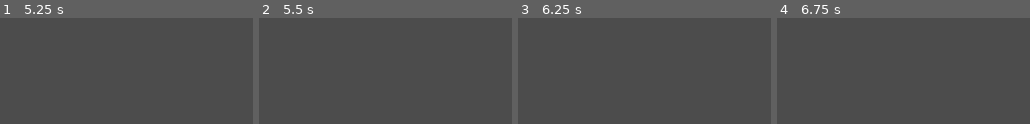
Above: before the commit, frames 1-4 (left to right).
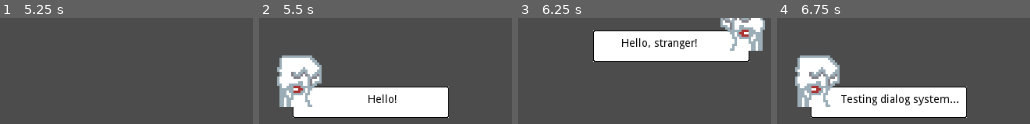
Above: after the commit, the same moments.

Repository: dedekm/ld50
Game: Godot game, scene res://src/Level.tscn
The game is run twice, just before and just after one commit, with the same random seed, the same clock (stepped at 60 frames per second) and the same inputs.
Inputs:
- Up to frame 1 (5.25 s): tap Enter at 0.5, 0.8, 1.35, 2, 2.3, 2.85, 3.5, 3.8, 4.35 s; hold Right (ui_right) 0.53-2.03 s; tap Space (action) at 0.6, 1.25, 1.55, 2.1, 2.75, 3.05, 3.6, 4.25, 4.55, 5.1 s; tap Up (ui_up) at 0.77, 1.52, 3.02, 3.77, 4.52 s; hold Left (ui_left) 2.03-4.28 s; hold Right (ui_right) from 4.28 s (still down)
- Up to frame 2 (5.5 s): keep holding Right (ui_right); tap Enter at 5.3 s
- Up to frame 3 (6.25 s): keep holding Right (ui_right); tap Enter at 5.85 s; tap Up (ui_up) at 6.02 s; tap Space (action) at 6.05 s
- Up to frame 4 (6.75 s): keep holding Right (ui_right); tap Space (action) at 6.6 s

Frame 1 is identical in both runs. In frame 2, 24% of the frame differs, in the area x 7-76%, y 34-95%; in frame 3, 21%; in frame 4, 24%.

Commit message:
tweak player's action area movement & size

Diff:
--- a/src/Level.gd
+++ b/src/Level.gd
@@ -1,8 +1,11 @@
 extends Node2D
 
 export var platformer := true
+
+onready var player := $Player
 
 func _unhandled_input(event):
   if event is InputEventKey:
     if event.pressed and event.scancode == KEY_ENTER:
       platformer = !platformer
+      player.change_gamestyle()
--- a/src/Player.gd
+++ b/src/Player.gd
@@ -3,7 +3,9 @@
 const GRAVITY = 800
 const SPEED = 200
 const JUMP = 300
+const SIZE = 48
 
+var platformer := true
 var velocity := Vector2()
 var alive := true
 var movement_disabled := false
@@ -12,9 +14,11 @@
 onready var level := get_node("/root/Level")
 onready var dialog_canvas := level.get_node("DialogCanvas")
 onready var action_area := $ActionArea
+onready var action_area_shape : CollisionShape2D = action_area.get_node("CollisionShape2D")
 
 func _ready():
-  pass
+  if !level.platformer:
+    change_gamestyle()
 
 func _process(delta):
   if movement_disabled:
@@ -23,10 +27,10 @@
   if Input.is_action_just_pressed("action"):
     if !action_disabled:
       action_disabled = true
-      action_area.get_node("CollisionShape2D").set_deferred("disabled", false)
+      action_area_shape.set_deferred("disabled", false)
       yield(get_tree().create_timer(0.3), "timeout")
       action_disabled = false
-      action_area.get_node("CollisionShape2D").set_deferred("disabled", true)
+      action_area_shape.set_deferred("disabled", true)
 
 func _physics_process(delta):
   if movement_disabled:
@@ -43,7 +47,13 @@
     if Input.is_action_pressed("ui_right"):
       velocity.x += 1
 
-  if level.platformer:
+    if velocity.x != 0:
+      if platformer:
+        action_area.position.x = SIZE * velocity.x
+      else:
+        action_area.position.x = SIZE * 0.75 * velocity.x
+
+  if platformer:
     velocity.x *= SPEED
     velocity.y += GRAVITY * delta
 
@@ -68,13 +78,23 @@
 
   dialog_canvas.start_dialog(self, npc, "test")
 
+func change_gamestyle():
+  platformer = !platformer
+
+  if !platformer:
+    action_area_shape.shape.extents = Vector2(SIZE * 0.75, SIZE)
+    action_area.position.x = SIZE * 0.75
+  else:
+    action_area_shape.shape.extents = Vector2(SIZE / 2, SIZE / 2)
+    action_area.position.x = SIZE
+
 func die():
-  if level.platformer:
+  if platformer:
     alive = false
     $CollisionShape2D.set_deferred("disabled", true)
 
 func _on_ActionArea_area_entered(area):
-  if level.platformer:
+  if platformer:
     area.get_parent().queue_free()
   else:
     _talk_to(area.get_parent())
Not shown: 1 places in src/Player.tscn that only renumber resources
